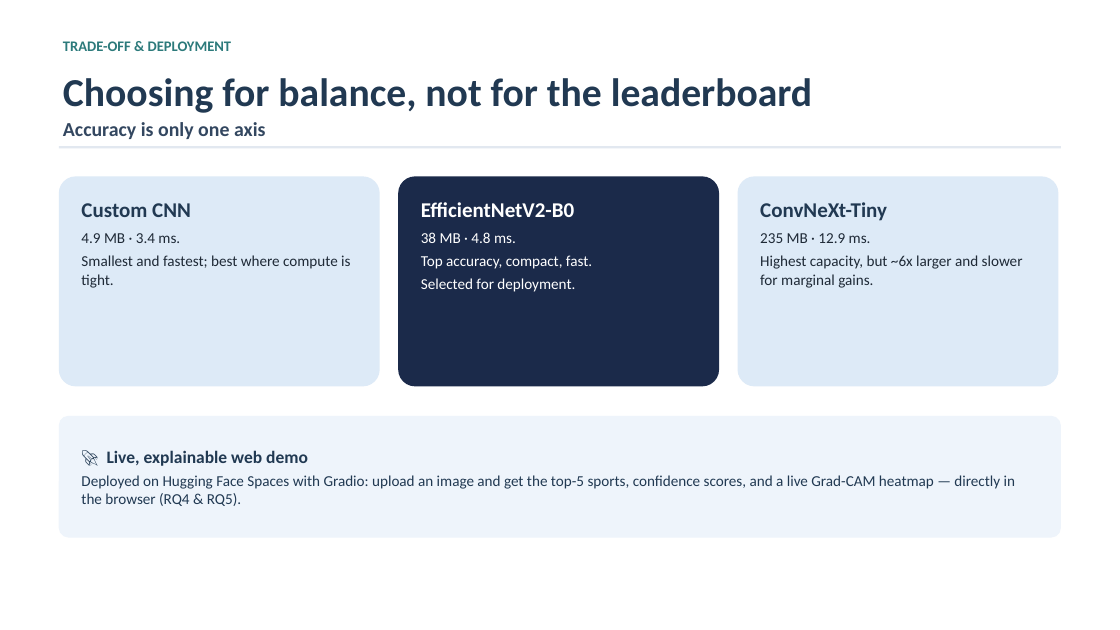
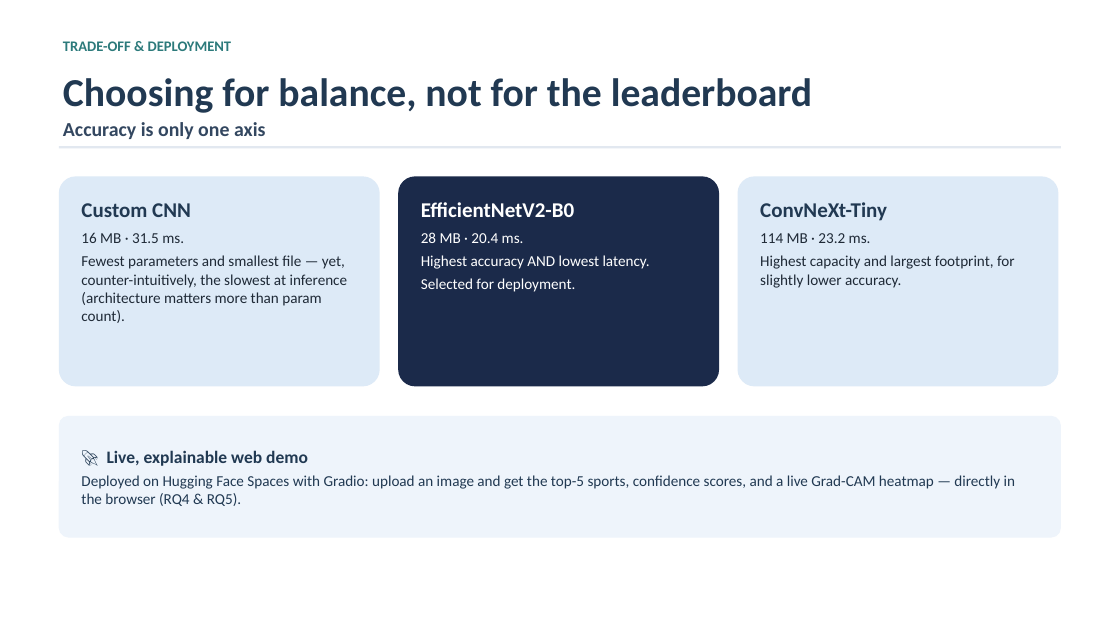
Before and after one commit to ATTezel/explainable-sports-classification, a slide deck: slide 11 of slides/sports_cnn_presentation.pptx. Drawn at 1120x630 pixels with LibreOffice and Linux fonts; fonts in the diff are those of the drawing. Boxes give left, top, right and bottom in pixels: in the first picture for what was removed or moved away, otherwise in the second. Text is boxed around its words. In the diff, an @@ line names an element or a change of style, - is before the commit and + after.

```diff
--- a/slides/sports_cnn_presentation.pptx
+++ b/slides/sports_cnn_presentation.pptx
@@ text at <box>81,232,348,323</box>: text changed @@
-4.9 MB · 3.4 ms.
-Smallest and fastest; best where compute is tight.
+16 MB · 31.5 ms.
+Fewest parameters and smallest file — yet, counter-intuitively, the slowest at inference (architecture matters more than param count).
@@ text at <box>421,232,650,269</box>: text changed @@
-38 MB · 4.8 ms.
-Top accuracy, compact, fast.
+28 MB · 20.4 ms.
+Highest accuracy AND lowest latency.
@@ text at <box>760,233,1015,288</box>: text changed @@
-235 MB · 12.9 ms.
-Highest capacity, but ~6x larger and slower for marginal gains.
+114 MB · 23.2 ms.
+Highest capacity and largest footprint, for slightly lower accuracy.
```
Also in this commit, not shown: 2 other slides changed, 17 other files.
